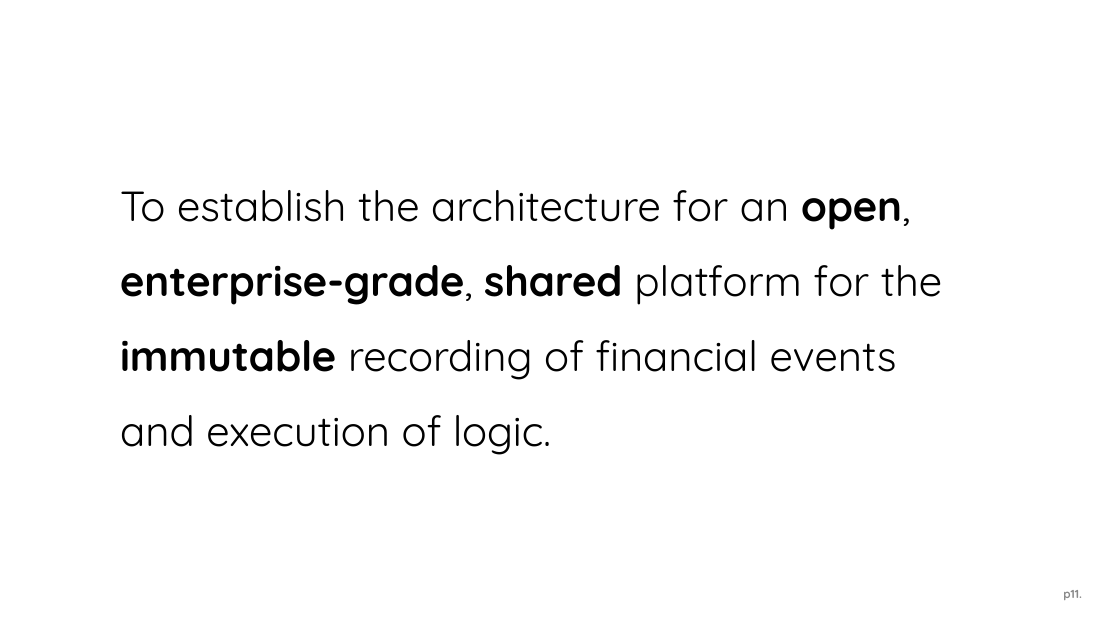
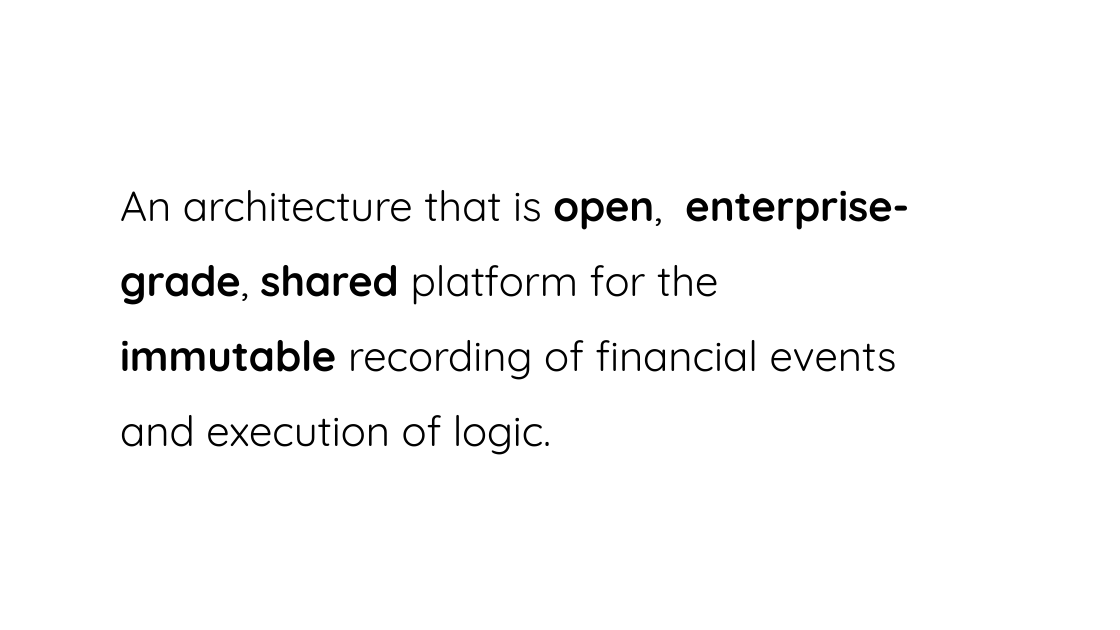
Before and after one commit to thinkgandhi/bg, a slide deck: slide 5 of Corda.pptx. Drawn at 1120x630 pixels with LibreOffice and Linux fonts; fonts in the diff are those of the drawing. Boxes give left, top, right and bottom in pixels: in the first picture for what was removed or moved away, otherwise in the second. Text is boxed around its words. In the diff, an @@ line names an element or a change of style, - is before the commit and + after.

```diff
--- a/Corda.pptx
+++ b/Corda.pptx
@@ text at <box>120,190,909,455</box>: text changed @@
-To establish the architecture for an open, enterprise-grade, shared platform for the immutable recording of financial events and execution of logic.
+An architecture that is open, enterprise-grade, shared platform for the immutable recording of financial events and execution of logic.
@@ text removed at <box>1063,590,1082,600</box> @@
-p11.
```
Also in this commit, not shown: 19 other slides changed, 7 slides added.
